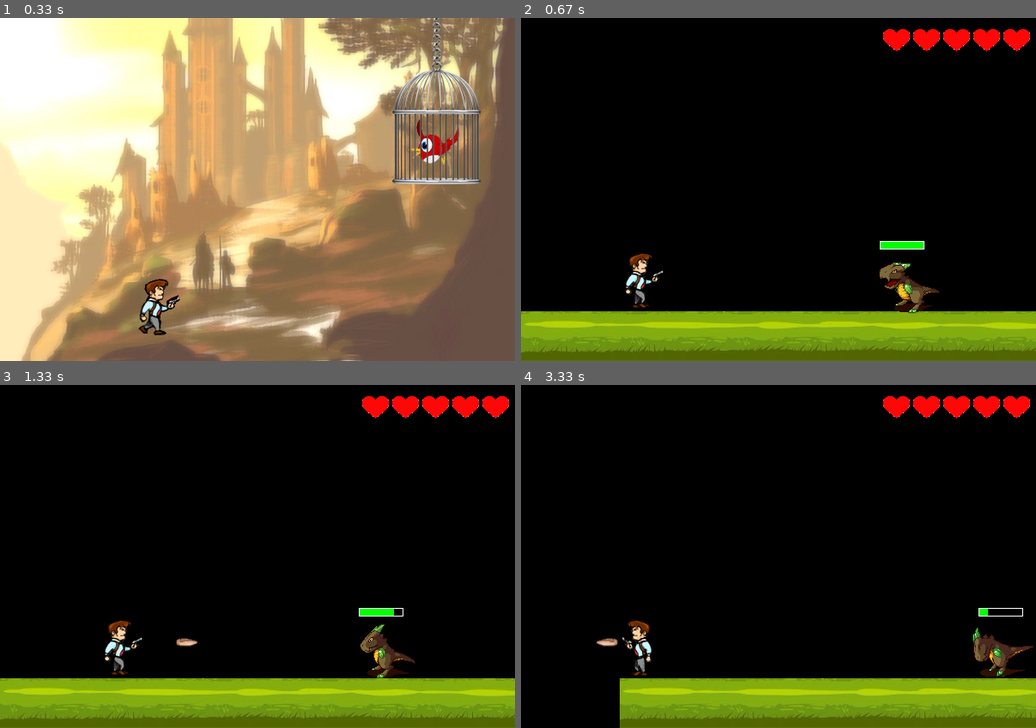
Above: before the commit, frames 1-4 (two rows, left to right).
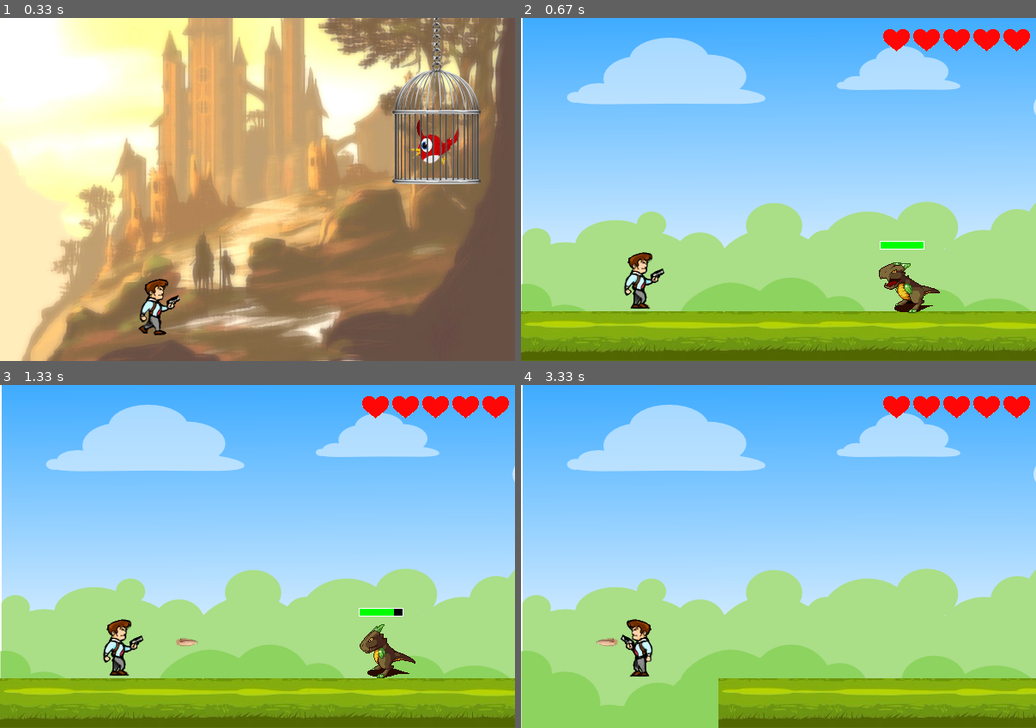
Above: after the commit, the same moments.

Repository: DmShevchuk/Pygame_project
Game: pygame game, started from Main.py
Two runs of this game, one before a commit and one after it. Both use one fixed random seed, a clock stepped at 60 frames per second and the inputs below.
Inputs:
- Up to frame 1 (0.33 s): no input
- Up to frame 2 (0.67 s): hold Right from 0.33 s (still down)
- Up to frame 3 (1.33 s): release Right at 0.8 s; hold Space 0.83-1.13 s; hold Up 0.83-1.13 s; hold Up from 1.17 s (still down); tap Space at 1.23 s
- Up to frame 4 (3.33 s): release Up at 1.47 s; hold Right 1.5-1.97 s; tap Space at 1.57, 1.87, 2.07, 2.37, 2.97, 3.27 s; hold Left 2-2.53 s; hold Left 2.9-3.3 s

Frame 1 is identical in both runs. In frame 2, 83% of the frame differs, in the area x 0-100%, y 0-86%; in frame 3, 83%; in frame 4, 90%, in the area x 0-100%, y 0-100%.

Commit message:
Доделан прыжок, добавлен фон, звук столкновения монстра и героя.

Diff:
--- a/Main.py
+++ b/Main.py
@@ -6,8 +6,11 @@
 SIZE = [600, 400]
 screen = pygame.display.set_mode(SIZE)
 BLACK = pygame.Color('black')
+
 bullets_sound = pygame.mixer.Sound('data/bullet.wav')
 monster_roar_sound = pygame.mixer.Sound('data/dragons_roar.wav')
+monster_hero_boom_sound = pygame.mixer.Sound('data/boom.wav')
+
 screen.fill(BLACK)
 
 hero_group = pygame.sprite.Group()
@@ -135,7 +138,8 @@
             level.rect.y += y
         if len(monsters_group) > 0 and pygame.sprite.collide_mask(self, dragon):
             self.health -= 1
-            #Если игрок подходит слева к монстру, то его нужно отбросить ближе к старту уровня. Если справа, то дальше от старта.
+            monster_hero_boom_sound.play()
+            # Если игрок подходит слева к монстру, то его нужно отбросить ближе к старту уровня. Если справа, то дальше от старта.
             if hero_direction == 'right':
                 level.rect.x -= 100
                 dragon.rect.x += 100
@@ -304,9 +308,11 @@
 x, y = 0, 0
 dy = 0
 hero_direction = 'right'
-#Даёт игроку возможность перепрыгнуть через монстра
+# Даёт игроку возможность перепрыгнуть через монстра
 previous_button = None
 hero_health = hero.health
+
+background_image = load_image('country_field.png')
 
 while running:
     if start_screen_show:
@@ -319,23 +325,30 @@
         if event.type == pygame.QUIT:
             running = False
         if event.type == pygame.KEYDOWN:
+            if pygame.key.get_pressed()[pygame.K_UP] and pygame.key.get_pressed()[pygame.K_RIGHT]:
+                hero_direction = 'right'
+                x, y = (20, 0)
+                x_d, y_d = hero.rect.x, hero.rect.y
+                hero_group = pygame.sprite.Group()
+                hero = Hero(load_image("hero.png"), 6, 1, x_d, y_d, health=hero.health)
+            if pygame.key.get_pressed()[pygame.K_UP] and pygame.key.get_pressed()[pygame.K_LEFT]:
+                hero_direction = 'left'
+                x, y = (-20, 0)
+                x_d, y_d = hero.rect.x, hero.rect.y
+                hero_group = pygame.sprite.Group()
+                hero = Hero(load_image("hero_left.png"), 6, 1, x_d, y_d, health=hero.health)
             if event.key == pygame.K_RIGHT:
                 hero_direction = 'right'
-                x, y = (10, 0) if previous_button else (5, 0)
+                x, y = (10, 0)
                 x_d, y_d = hero.rect.x, hero.rect.y
                 hero_group = pygame.sprite.Group()
                 hero = Hero(load_image("hero.png"), 6, 1, x_d, y_d, health=hero.health)
-                previous_button = 0
             if event.key == pygame.K_LEFT:
                 hero_direction = 'left'
                 x_d, y_d = hero.rect.x, hero.rect.y
                 hero_group = pygame.sprite.Group()
                 hero = Hero(load_image("hero_left.png"), 6, 1, x_d, y_d, health=hero.health)
-                if dy == 5:
-                    x, y = (-6, 0) if previous_button else (-3, 0)
-                else:
-                    x, y = (-10, 0) if previous_button else (-5, 0)
-                previous_button = 0
+                x, y = (-10, 0)
             if event.key == pygame.K_UP:
                 if dy != 5:
                     hero.rect.y -= 100
@@ -345,14 +358,23 @@
                 bullets_sound.play()
                 Bullet(hero.rect.x, hero.rect.y, 'bullet.png')
                 previous_button = 0
+            # Перезагрузка уровня при нажатии Ctrl + R
+            if pygame.key.get_pressed()[pygame.K_LCTRL] and pygame.key.get_pressed()[pygame.K_r]:
+                hero.kill()
+                hero_group = pygame.sprite.Group()
+                hero = Hero(load_image("hero.png"), 6, 1, 30, start_y)
+                hero_direction = 'right'
+                level.rect.x = 0
+                dragon = Monster(load_image("dragon.png"), 8, 2, 400, 270)
+                dragon_health = Health_monster(dragon)
         if event.type == pygame.KEYUP:
             if event.key in (pygame.K_RIGHT, pygame.K_LEFT, pygame.K_UP, pygame.K_DOWN):
                 x, y = 0, 0
 
-    if x != 0 and y == 0:
+    if x != 0:
         hero.update(x, y)
 
-    #Если герой в воздухе, то его нужно возвращать на землю
+    # Если герой в воздухе, то его нужно возвращать на землю
     if dy != 0:
         if start_y > hero.rect.y:
             hero.rect.y += dy
@@ -360,10 +382,11 @@
             dy = 0
 
     screen.fill(BLACK)
+    screen.blit(background_image, (0, 0))
     for i in range(hero.health):
         screen.blit(health_image, (420 + i * 35, 10))
 
-    #Если xp героя меньше, чем на предудущем шаге
+    # Если xp героя меньше, чем на предудущем шаге
     if hero_health != hero.health:
         screen.blit(boom_image, (dragon.rect.x - 50, dragon.rect.y - 50))
         hero_health = hero.health
Binary file added: data/country_field.png
Not shown, added: data/boom.wav
Not shown, removed: data/steps.wav
